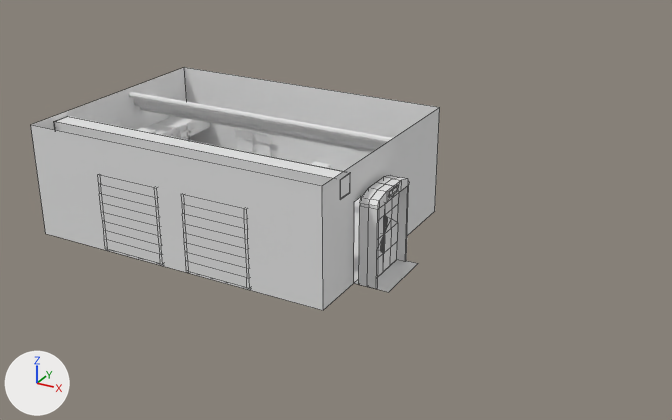
An edit to the Blender file Project - Low Poly Sci-fi Bunker/Sci-fi Bunker 21 - Bunker Door 02.blend, drawn before and after from the same camera.
The view is the same before and after, from a camera (50 mm lens) standing at (15.75, -21.33, 12.42) and looking at (3.53, 0.89, 1.31). Arrows for +X, +Y and +Z are at lower left; the lights stay in place. Mesh edges are drawn as thin lines on the coarser meshes.

The older version as bpy lines, for what is in view:
```python
me_cube_029 = bpy.data.meshes.new('Cube.029')
me_cube_029.from_pydata(...)  # 16 vertices, 16 faces; spans x -0.38..9.62, y -0.38..0.38, z -0.38..0.38
me_cube_031 = bpy.data.meshes.new('Cube.031')
me_cube_031.from_pydata(...)  # 180 vertices, 175 faces; spans x -0.37..0.18, y -1.0..1.0, z -1.44..1.3
me_plane = bpy.data.meshes.new('Plane')
me_plane.from_pydata(...)  # 14 vertices, 6 faces; spans x -10.0..12.2, y -5.9..10.0, z 0.0..3.6
ob_bunker_housing = bpy.data.objects.new('Bunker Housing', me_plane)
ob_bunker_housing.location = (0.0, 0.3, 0.0)
ob_bunker_housing.scale = (0.5, 0.47, 1.0)
ob_entrance_door = bpy.data.objects.new('Entrance Door', me_cube_031)
ob_entrance_door.location = (5.34, 0.25, 1.44)
ob_entrance_door.rotation_euler = (0.0, 0.0, 3.142)  # degrees (0, 0, 180)
ob_ventilation_shaft = bpy.data.objects.new('Ventilation Shaft', me_cube_029)
ob_ventilation_shaft.location = (-4.62, -1.28, 3.14)
ob_ventilation_shaft.scale = (1.0, 0.768, 0.768)
# also in view: 'Food Shelf 01' at (-1.46, -2.1, 1.22); 'Main Pipe Small.001' at (0.0, 2.0, 3.35); 'Food Shelf 02' at (1.57, -2.1, 1.22); 'Bed 02' at (-4.45, 4.05, 1.72); 'Main Pipe Small' at (0.0, 2.52, 2.74)
```
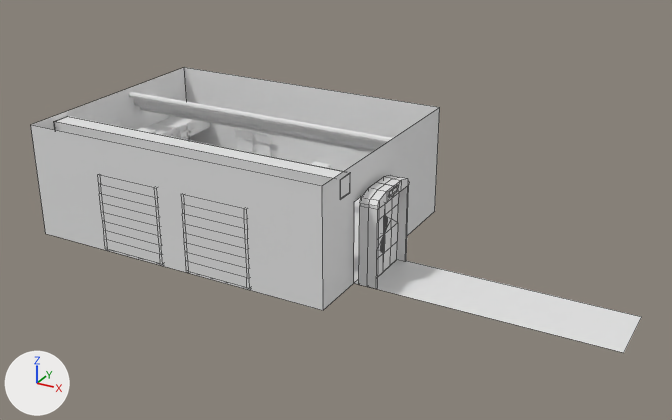
Changed parts and their boxes [x1, y1, x2, y2] in the pictures (672 x 420 px; the box of a moved part takes in the faces that stretch with it):
'Bunker Housing', reshaped (49% wider, 18% taller)
    before: [31, 67, 440, 310]
    after: [31, 67, 641, 353]
part 1 of me_plane, moved or reshaped
    before: [355, 260, 418, 292]
    after: [355, 260, 641, 353]

The change in detail:
me_plane has 14 vertices, 6 faces and spans x -10.0..12.2, y -5.9..10.0, z 0.0..3.6.
me_plane is used by ob_bunker_housing; location (0.0, 0.3, 0.0); scale (0.5, 0.47, 1.0).
Part 1, on me_plane:
Vertex 12 of me_plane moves from (12.2, -2.2, 0.0) at pixel (388, 292) to (25.0, -2.2, 0.0) at pixel (623, 352).
Vertex 13 of me_plane moves from (12.2, 2.0, 0.0) at pixel (418, 263) to (25.0, 2.0, 0.0) at pixel (641, 316).
